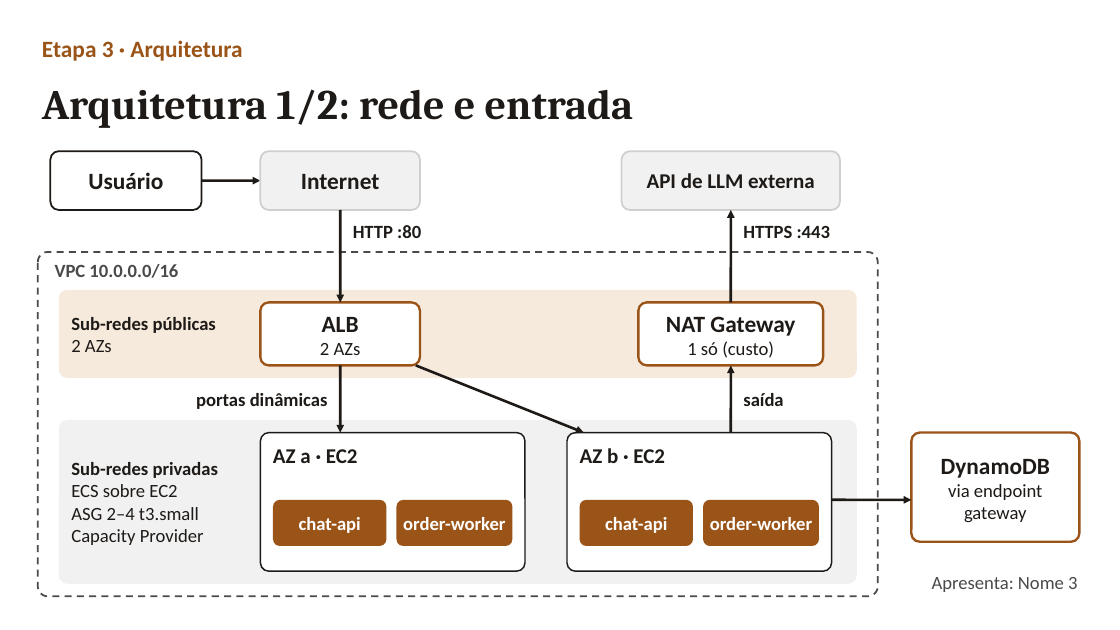
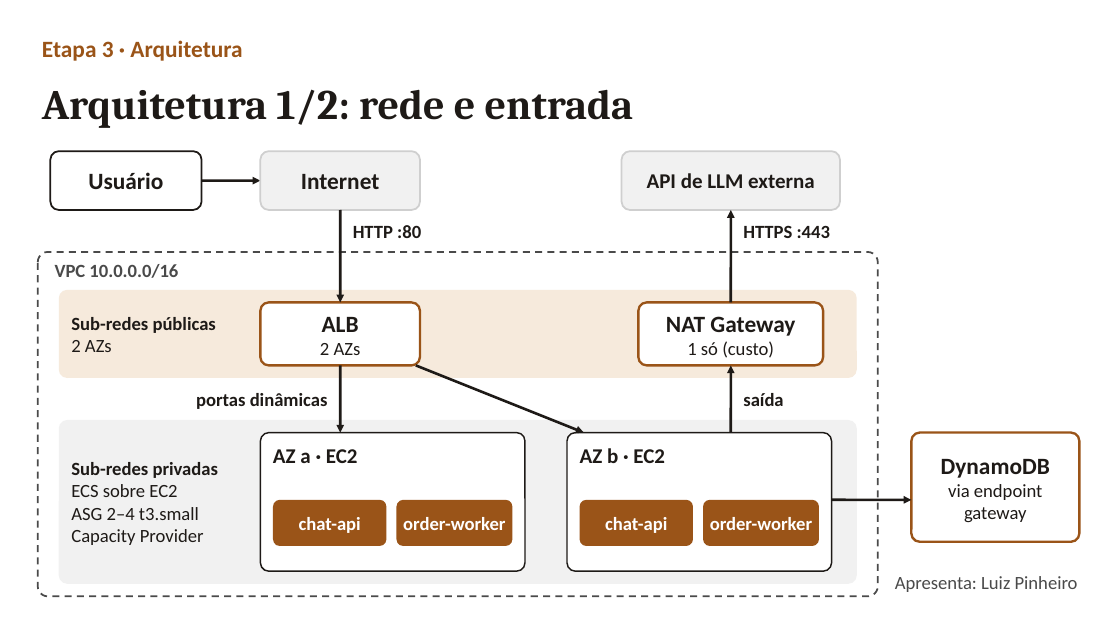
Before and after one commit to FelipeSuarez1/comercio-conversacional-aws, a slide deck: slide 6 of apresentacao/apresentacao-video.pptx. Drawn at 1120x630 pixels with LibreOffice and Linux fonts; fonts in the diff are those of the drawing. Boxes give left, top, right and bottom in pixels: in the first picture for what was removed or moved away, otherwise in the second. Text is boxed around its words. In the diff, an @@ line names an element or a change of style, - is before the commit and + after.

```diff
--- a/apresentacao/apresentacao-video.pptx
+++ b/apresentacao/apresentacao-video.pptx
@@ text at bbox=[895, 576, 1078, 592]: text changed @@
-Apresenta: Nome 3
+Apresenta: Luiz Pinheiro
```
Also in this commit, not shown: 8 other slides changed, 1 other file.
